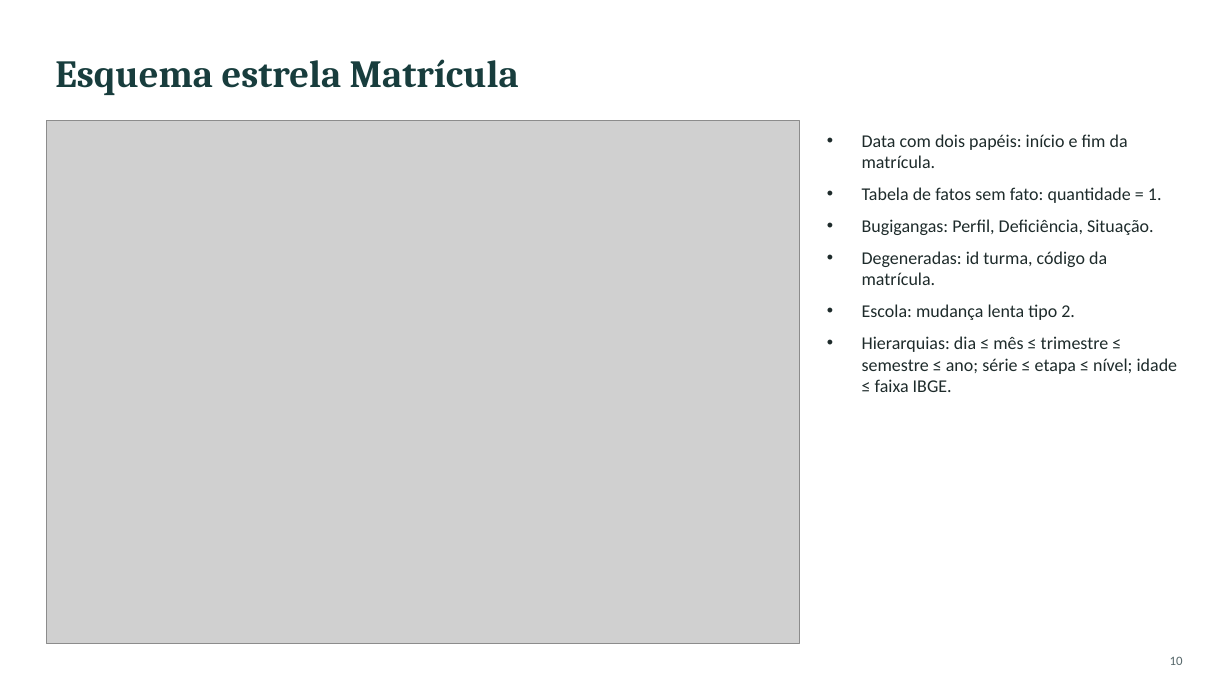
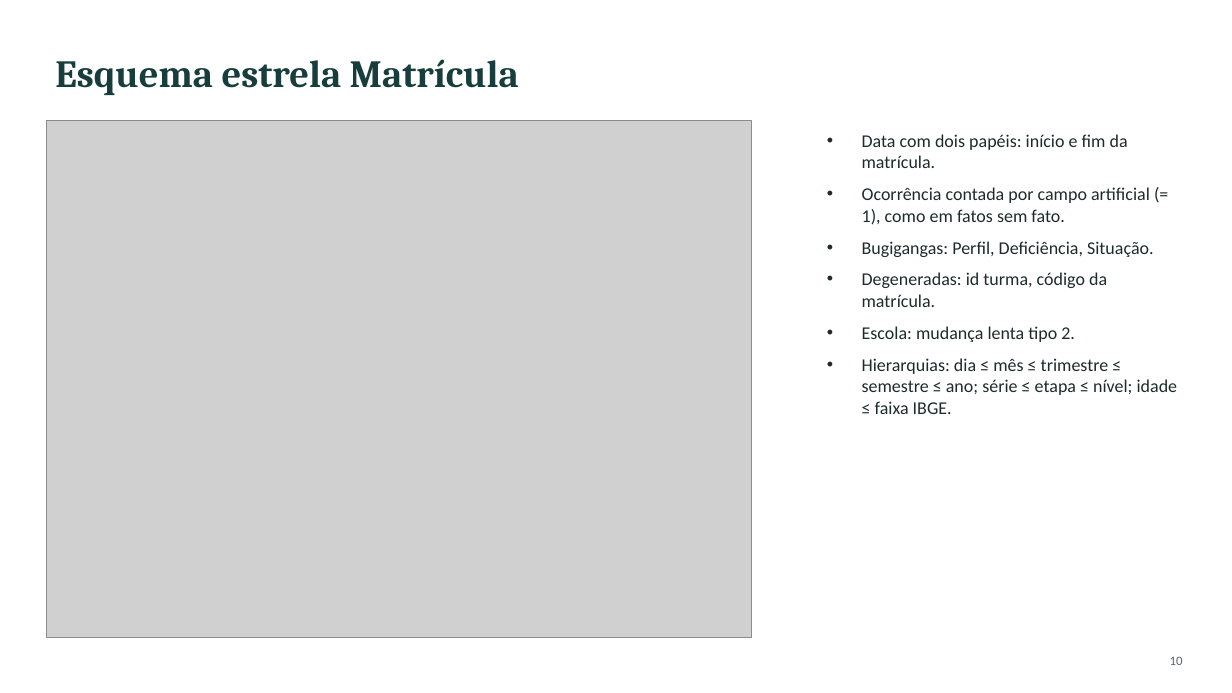
Before and after one commit to kevennlaranjeira/OLAP2026, a slide deck: slide 10 of docs/apresentacao/apresentacao-projeto1.pptx. Drawn at 1232x693 pixels with LibreOffice and Linux fonts; fonts in the diff are those of the drawing; grey boxes stand for pictures. Boxes give left, top, right and bottom in pixels: in the first picture for what was removed or moved away, otherwise in the second. Text is boxed around its words. In the diff, an @@ line names an element or a change of style, - is before the commit and + after.

```diff
--- a/docs/apresentacao/apresentacao-projeto1.pptx
+++ b/docs/apresentacao/apresentacao-projeto1.pptx
@@ picture: place and size @@
-picture at <box>46,120,799,644</box>
+picture at <box>46,120,751,638</box>
@@ text at <box>862,187,1150,225</box>: text changed @@
-• Tabela de fatos sem fato: quantidade = 1.
+• Ocorrência contada por campo artificial (= 1), como em fatos sem fato.
```
Also in this commit, not shown: 3 other slides changed, 34 other files.
